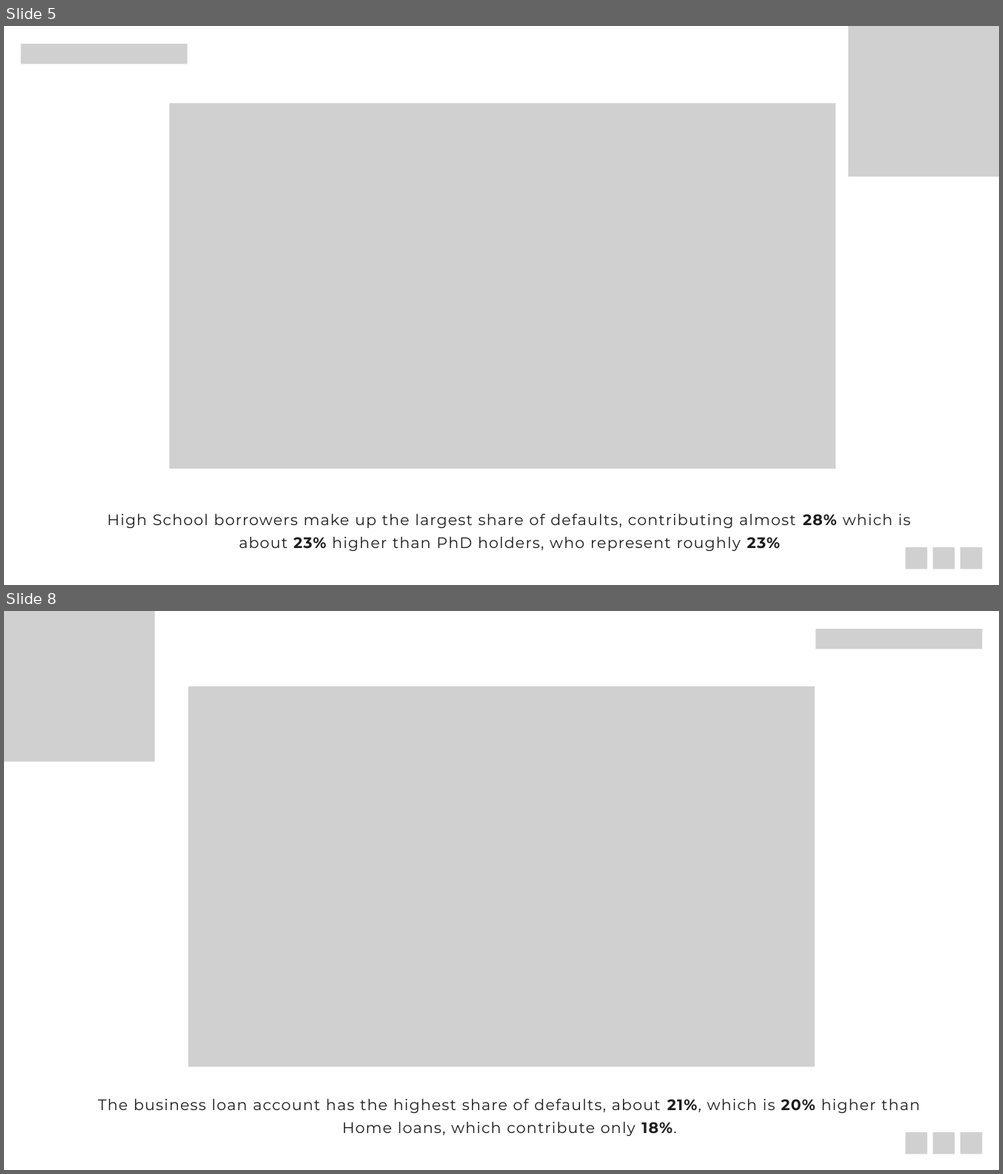
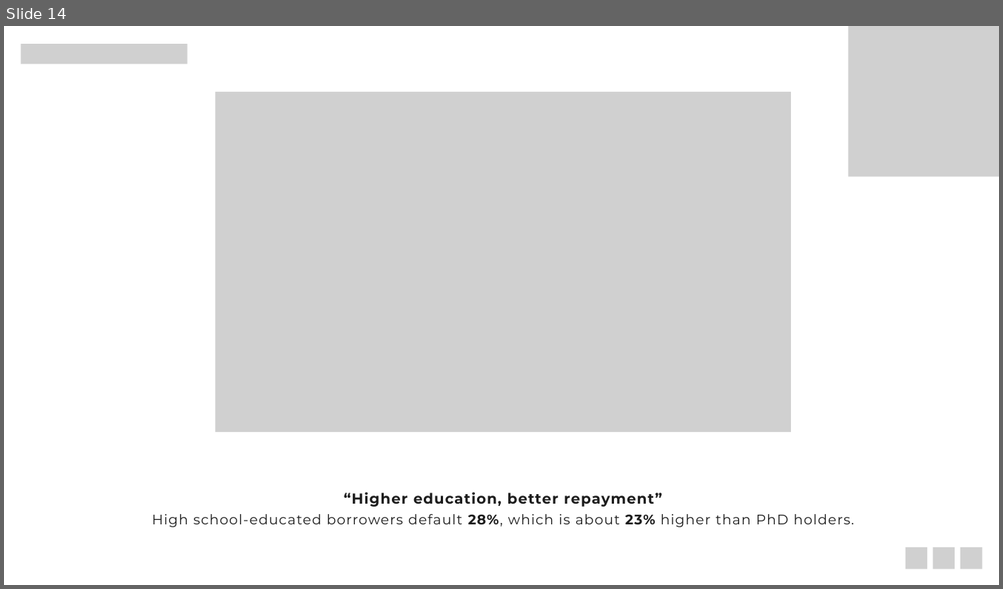
Before and after one commit to aliraza-data/Loan-Default-Risk-Analysis, a slide deck: Presentation/Project_Presentation.pptx. Shown one above the other, each under a label of ours: slides 5 and 8 before the commit, slide 14 after it; the slides between them are not shown. The pictures are 1003x1174 and 1003x589 pixels, drawn with LibreOffice and Linux fonts; fonts in the diff are those of the drawing; grey boxes stand for pictures. Boxes give left, top, right and bottom in pixels: in the first picture for what was removed or moved away, otherwise in the second. Text is boxed around its words. In the diff, an @@ line names an element or a change of style, - is before the commit and + after.

```diff
--- a/Presentation/Project_Presentation.pptx
+++ b/Presentation/Project_Presentation.pptx
@@ slide 8 removed at box(4, 611, 999, 1170), background #FFFFFF @@
@@ picture removed at box(4, 611, 155, 762) @@
@@ picture removed at box(815, 629, 982, 649) @@
@@ picture removed at box(188, 686, 814, 1067) @@
@@ text removed at box(98, 1099, 919, 1136) @@
-The business loan account has the highest share of defaults, about 21%, which is 20% higher than Home loans, which contribute only 18%.
@@ picture removed at box(905, 1133, 927, 1154) @@
@@ picture removed at box(933, 1133, 954, 1154) @@
@@ picture removed at box(960, 1133, 982, 1154) @@
@@ what was slide 5 is now slide 14 @@
@@ slide 14 changed as well @@
@@ picture: place and size @@
-picture at box(170, 103, 836, 469)
+picture at box(216, 92, 791, 432)
@@ text at box(152, 492, 854, 528): text changed; size 22 to 20 pt @@
-High School borrowers make up the largest share of defaults, contributing almost 28% which is about 23% higher than PhD holders, who represent roughly 23%
+“Higher education, better repayment”
+High school-educated borrowers default 28%, which is about 23% higher than PhD holders.
```
Also in this commit, not shown: 5 other slides changed, 20 slides added, 8 other slides removed.
